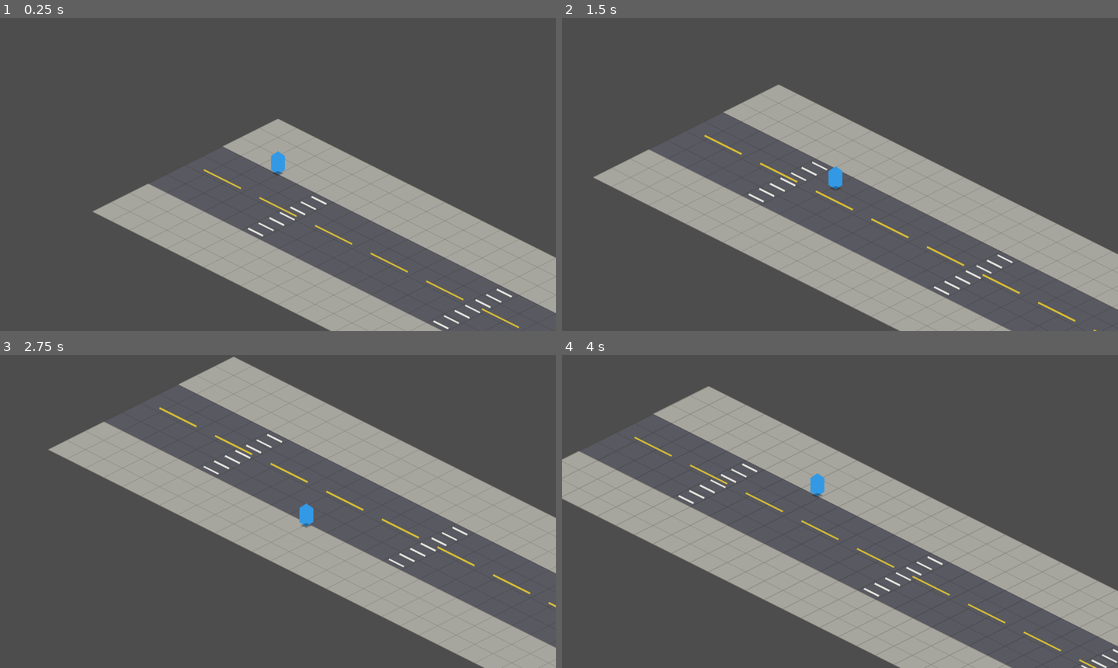
Above: before the commit, frames 1-4 (two rows, left to right).
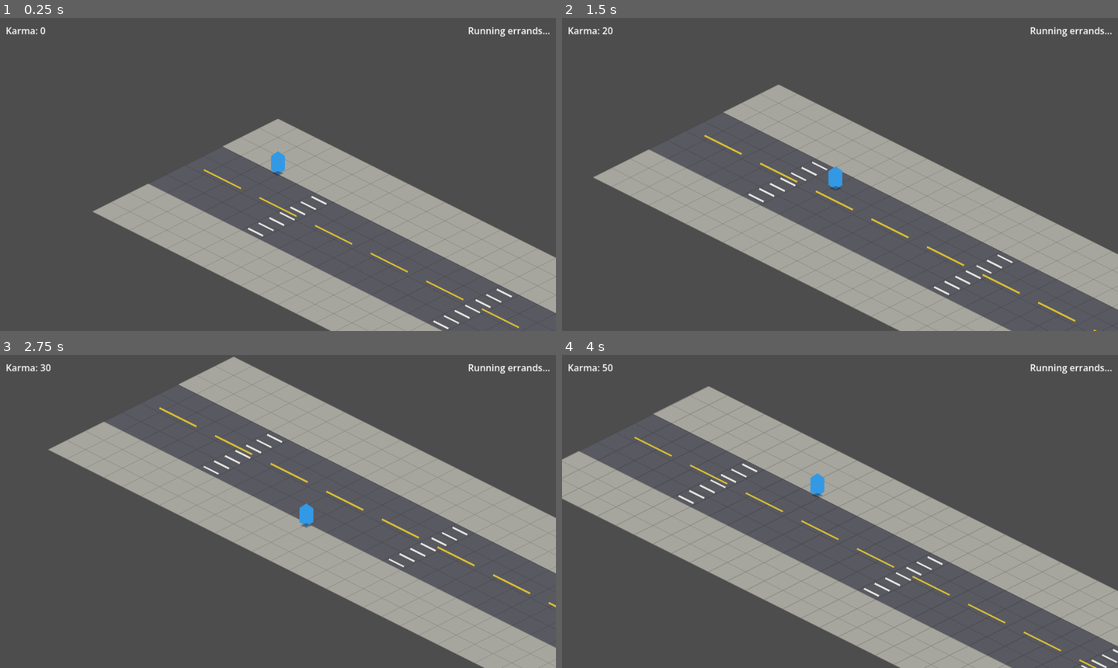
Above: after the commit, the same moments.

Repository: dinanwu/errands
Game: Godot game, scene res://scenes/main/main.tscn
Two runs of this game, one before a commit and one after it. Both use one fixed random seed, a clock stepped at 60 frames per second and the inputs below.
Inputs (mouse positions are in pixels of both pictures, inside the frame that each line leads up to):
- Up to frame 1 (0.25 s): no input
- Up to frame 2 (1.5 s): tap Enter at 0.5 s; move the mouse to (962, 158) at 0.52 s; hold Right (ui_right) 0.53-1.28 s; tap K at 0.6, 1.35 s; click (962, 158) at 0.67 s; move the mouse to (728, 190) at 1.27 s; hold Down (ui_down) from 1.28 s (still down)
- Up to frame 3 (2.75 s): move the mouse to (333, 442) at 2.02 s; release Down (ui_down) at 2.03 s; hold Right (ui_right) from 2.03 s (still down); tap K at 2.1 s
- Up to frame 4 (4 s): move the mouse to (812, 574) at 2.77 s; release Right (ui_right) at 2.78 s; hold Up (ui_up) 2.78-3.53 s; tap K at 2.85, 3.6 s; click (812, 574) at 2.92 s; move the mouse to (1006, 558) at 3.52 s; hold Left (ui_left) from 3.53 s (still down)

The runs differ from the first frame. In frame 1, 0.3% of the frame differs, in the area x 1-99%, y 2-6%; in frame 2, 0.3%; in frame 3, 0.3%; in frame 4, 0.3%.

Commit message:
Phase 2: Game state and HUD

Diff:
--- a/project.godot
+++ b/project.godot
@@ -11,9 +11,9 @@
 [application]
 
 config/name="Errands"
+run/main_scene="res://scenes/main/main.tscn"
 config/features=PackedStringArray("4.6", "GL Compatibility")
 config/icon="res://icon.svg"
-run/main_scene="res://scenes/main/main.tscn"
 
 [autoload]
 
@@ -26,7 +26,6 @@
 window/size/viewport_width=960
 window/size/viewport_height=540
 window/stretch/mode="viewport"
-window/stretch/aspect="keep"
 
 [rendering]
 
--- a/scenes/errand/errand_level.gd
+++ b/scenes/errand/errand_level.gd
@@ -7,6 +7,13 @@
 @onready var camera: Camera2D = $Camera2D
 
 
+func _unhandled_input(event: InputEvent) -> void:
+	# Debug: K adds 10 karma for testing HUD and unlock thresholds
+	if event is InputEventKey and event.pressed and not event.echo:
+		if event.keycode == KEY_K:
+			GameManager.add_karma(10)
+
+
 func _physics_process(delta: float) -> void:
 	# Smooth camera follow (delta-scaled so it's frame-rate independent)
 	camera.position = camera.position.lerp(player.position, 1.0 - exp(-10.0 * delta))
--- a/scenes/errand/errand_level.tscn
+++ b/scenes/errand/errand_level.tscn
@@ -1,8 +1,9 @@
-[gd_scene load_steps=4 format=3]
+[gd_scene load_steps=5 format=3]
 
 [ext_resource type="Script" path="res://scenes/errand/errand_level.gd" id="1_level"]
 [ext_resource type="Script" path="res://scenes/errand/ground.gd" id="2_ground"]
 [ext_resource type="PackedScene" path="res://scenes/player/player.tscn" id="3_player"]
+[ext_resource type="PackedScene" path="res://scenes/ui/hud.tscn" id="4_hud"]
 
 [node name="ErrandLevel" type="Node2D"]
 script = ExtResource("1_level")
@@ -20,3 +21,5 @@
 position = Vector2(0, 80)
 position_smoothing_enabled = true
 position_smoothing_speed = 5.0
+
+[node name="HUD" parent="." instance=ExtResource("4_hud")]
--- /dev/null
+++ b/scenes/ui/hud.gd
@@ -0,0 +1,16 @@
+extends CanvasLayer
+
+## HUD overlay. Displays karma, errand progress, and weapon bar.
+## Listens to GameManager signals — never references GameManager methods directly.
+
+@onready var karma_label: Label = $TopBar/KarmaLabel
+@onready var progress_label: Label = $TopBar/ProgressLabel
+
+
+func _ready() -> void:
+	GameManager.karma_changed.connect(_on_karma_changed)
+	karma_label.text = "Karma: %d" % GameManager.karma_points
+
+
+func _on_karma_changed(new_total: int, _delta: int) -> void:
+	karma_label.text = "Karma: %d" % new_total
--- /dev/null
+++ b/scenes/ui/hud.tscn
@@ -0,0 +1,34 @@
+[gd_scene load_steps=2 format=3]
+
+[ext_resource type="Script" path="res://scenes/ui/hud.gd" id="1_hud"]
+
+[node name="HUD" type="CanvasLayer"]
+script = ExtResource("1_hud")
+
+[node name="TopBar" type="HBoxContainer" parent="."]
+anchor_right = 1.0
+offset_left = 10.0
+offset_top = 8.0
+offset_right = -10.0
+offset_bottom = 36.0
+
+[node name="KarmaLabel" type="Label" parent="TopBar"]
+layout_mode = 2
+text = "Karma: 0"
+
+[node name="Spacer" type="Control" parent="TopBar"]
+layout_mode = 2
+size_flags_horizontal = 3
+
+[node name="ProgressLabel" type="Label" parent="TopBar"]
+layout_mode = 2
+text = "Running errands..."
+
+[node name="WeaponBar" type="HBoxContainer" parent="."]
+anchor_top = 1.0
+anchor_right = 1.0
+anchor_bottom = 1.0
+offset_left = 10.0
+offset_top = -50.0
+offset_right = -10.0
+offset_bottom = -10.0
--- /dev/null
+++ b/scripts/data/weapon_data.gd
@@ -0,0 +1,12 @@
+extends Resource
+class_name WeaponData
+
+## Schema for a weapon. Create .tres instances in data/weapons/ — no code changes needed.
+
+@export var id: StringName = ""
+@export var display_name: String = ""
+@export var description: String = ""
+@export var karma_cost: int = 0
+@export var cooldown_seconds: float = 5.0
+@export var effect_scene_path: String = ""
+@export var tier: int = 1
Not shown, added: scenes/ui/hud.gd.uid
Not shown, added: scripts/data/weapon_data.gd.uid
Not shown, changed: WORKLOG.md
